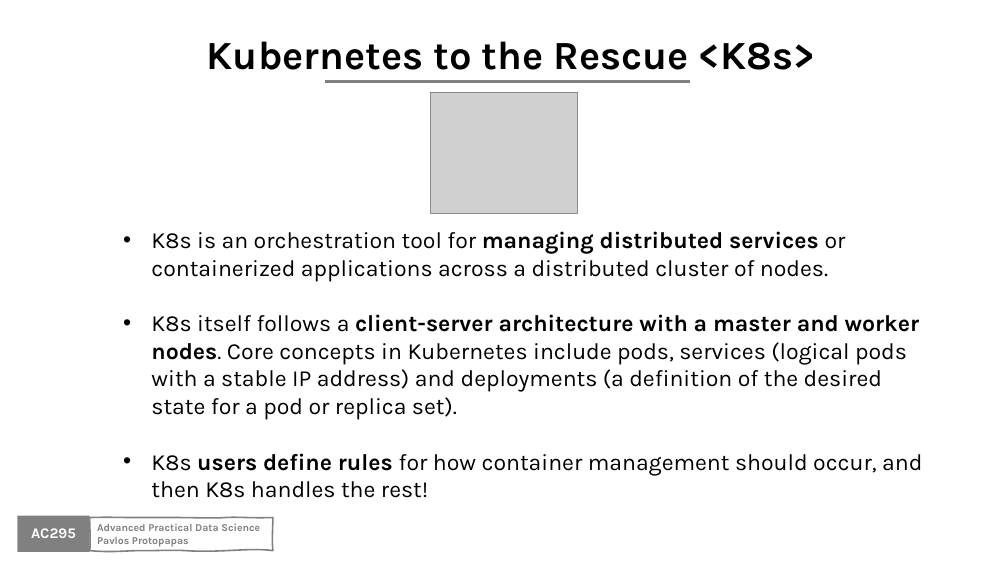
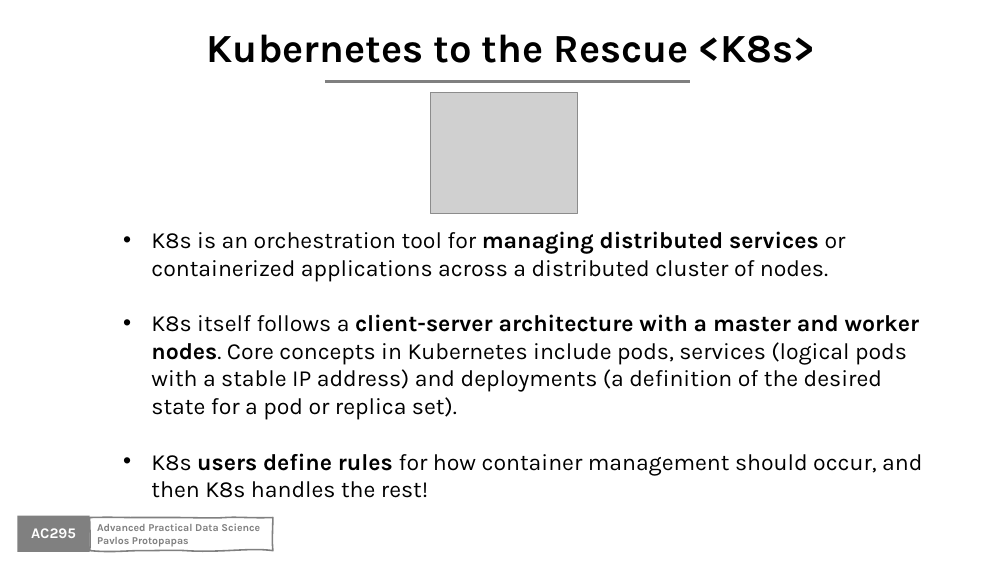
Before and after one commit to Harvard-IACS/2020F-AC295, a slide deck: slide 10 of content/lectures/lecture3/presentation/lecture3.pptx. Drawn at 1008x567 pixels with LibreOffice and Linux fonts; fonts in the diff are those of the drawing; grey boxes stand for pictures; background and template pictures are left out. Boxes give left, top, right and bottom in pixels: in the first picture for what was removed or moved away, otherwise in the second. Text is boxed around its words. In the diff, an @@ line names an element or a change of style, - is before the commit and + after.

```diff
--- a/content/lectures/lecture3/presentation/lecture3.pptx
+++ b/content/lectures/lecture3/presentation/lecture3.pptx
@@ text "Kubernetes to the Rescue <K8s>": place and size @@
-text "Kubernetes to the Rescue <K8s>" at box(207, 41, 815, 70)
+text "Kubernetes to the Rescue <K8s>" at box(207, 34, 815, 63)
```
Also in this commit, not shown: 19 other slides changed, 1 slide added, 13 slides removed, 3 other files.
